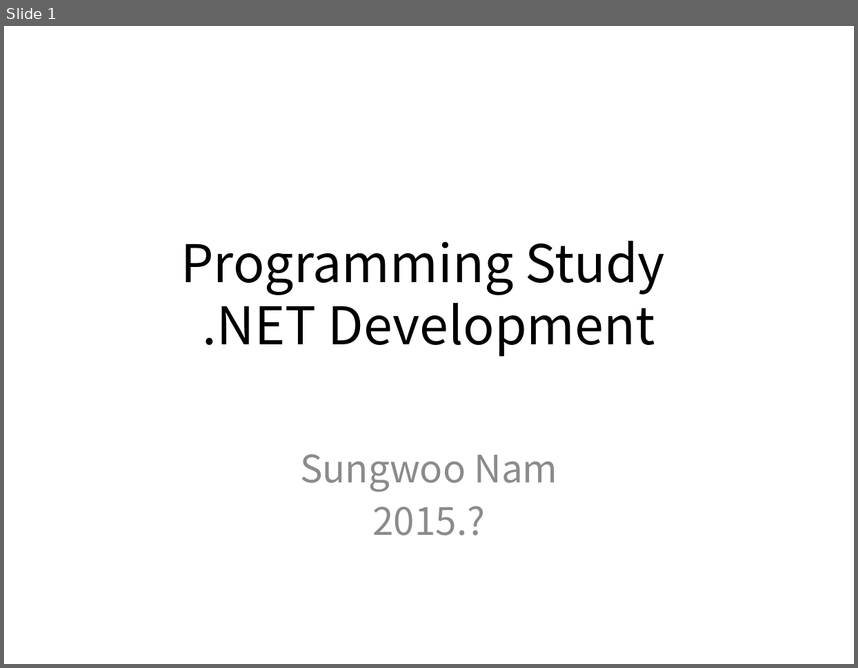
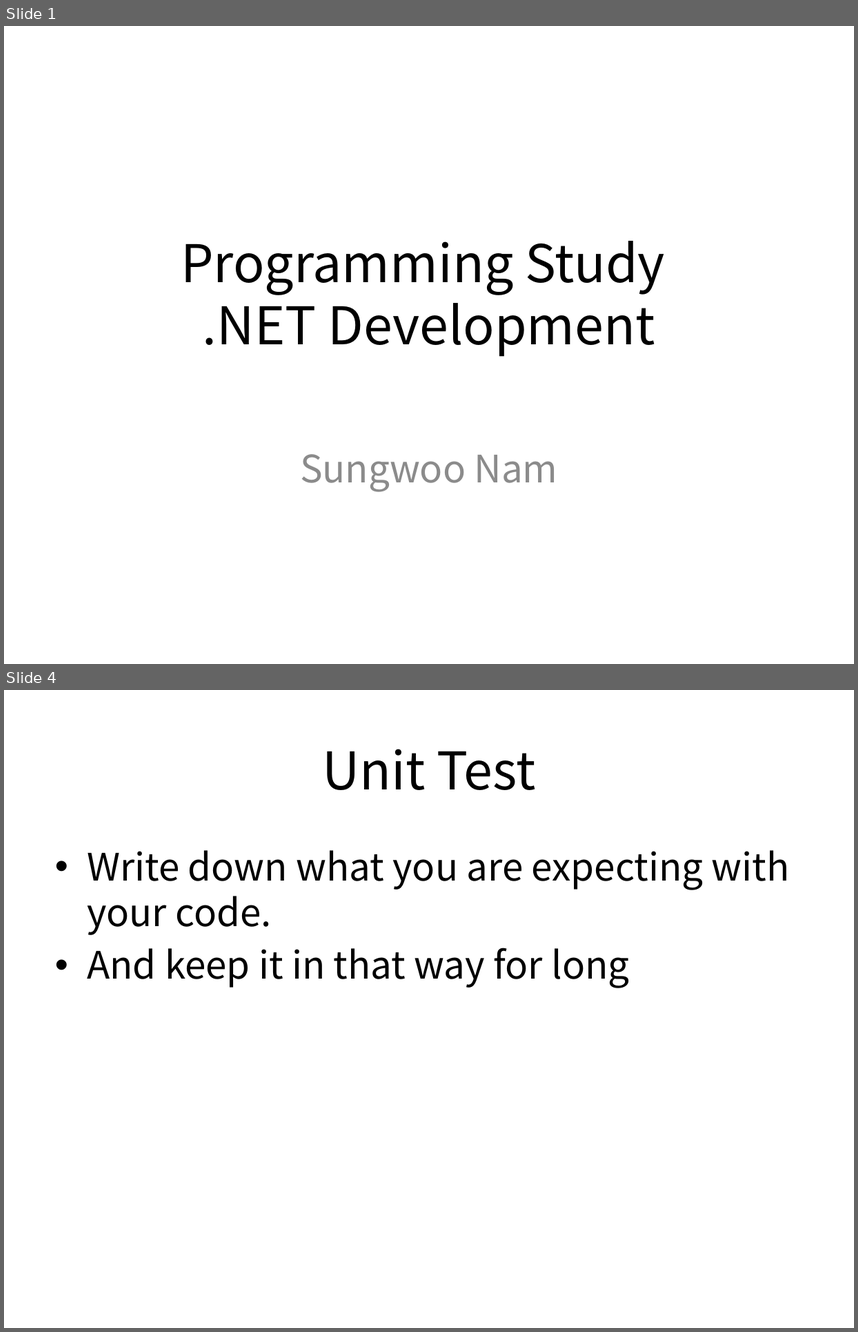
Before and after one commit to SungwooNam/ProgrammingStudy, a slide deck: src/Documents/Programming Study - .NET Development.pptx. Shown one above the other, each under a label of ours: slide 1 before the commit, slides 1 and 4 after it; the slides between them are not shown. The pictures are 858x668 and 858x1332 pixels, drawn with LibreOffice and Linux fonts; fonts in the diff are those of the drawing. Boxes give left, top, right and bottom in pixels: in the first picture for what was removed or moved away, otherwise in the second. Text is boxed around its words. In the diff, an @@ line names an element or a change of style, - is before the commit and + after.

```diff
--- a/src/Documents/Programming Study - .NET Development.pptx
+++ b/src/Documents/Programming Study - .NET Development.pptx
@@ slide 4 added at box(4, 690, 854, 1328), background #FFFFFF @@
@@ title added at box(322, 749, 535, 790), 44 pt, text #000000 @@
+Unit Test
@@ text added at box(87, 850, 790, 988), 32 pt, text #000000 @@
+• Write down what you are expecting with your code.
+• And keep it in that way for long
@@ slide 1 changed as well @@
@@ subtitle at box(373, 506, 486, 535): paragraph removed @@
-2015.?
```
Also in this commit, not shown: 1 other slide changed, 2 other slides added, 4 other files.
